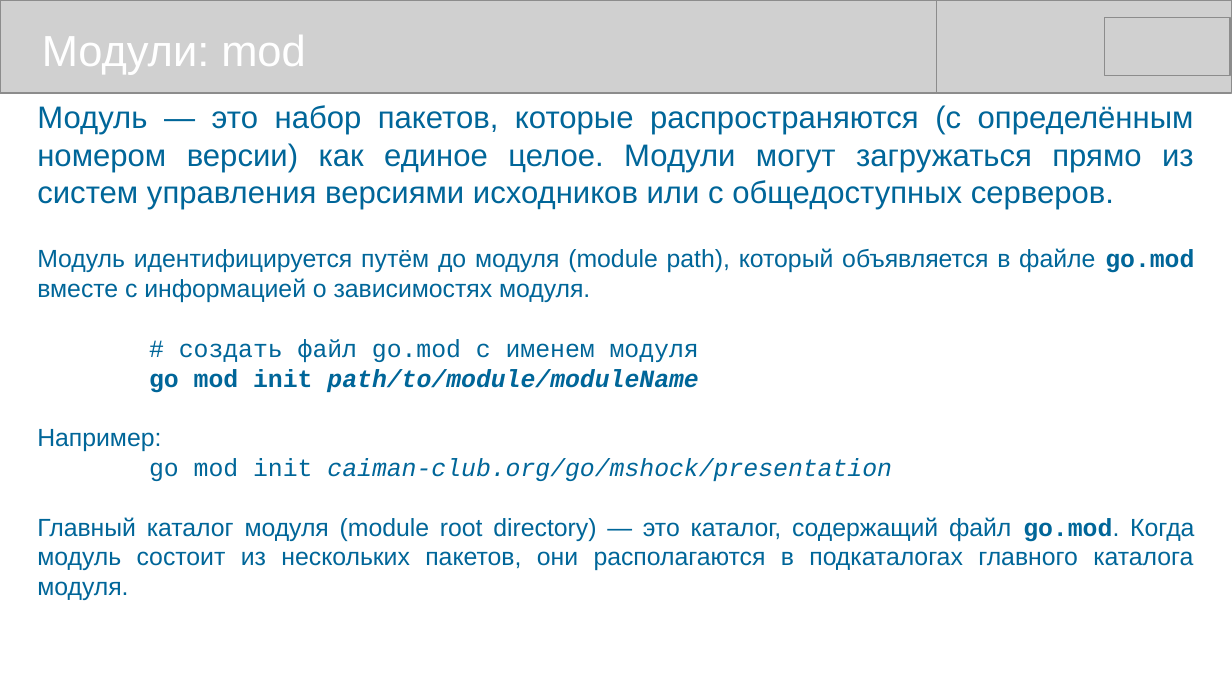
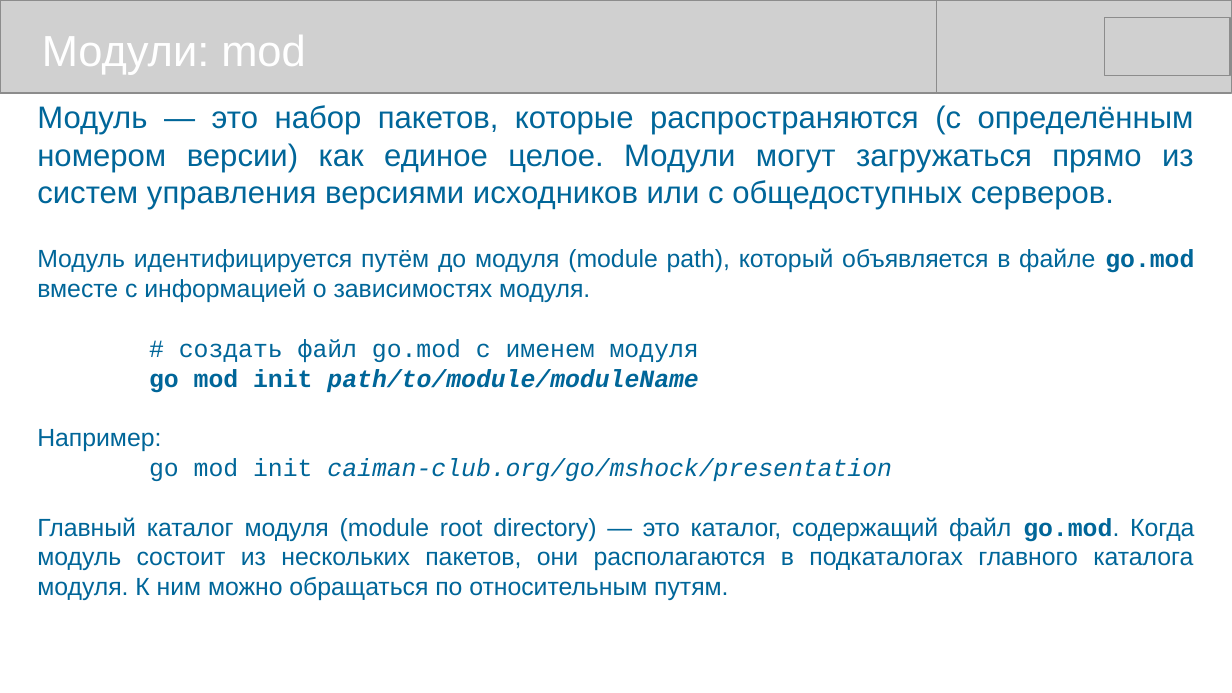
Before and after one commit to mike-shock/Go_language, a slide deck: slide 36 of Go_Preview.odp. Drawn at 1232x693 pixels with LibreOffice and Linux fonts; fonts in the diff are those of the drawing; grey boxes stand for pictures. Boxes give left, top, right and bottom in pixels: in the first picture for what was removed or moved away, otherwise in the second. Text is boxed around its words. In the diff, an @@ line names an element or a change of style, - is before the commit and + after.

```diff
--- a/Go_Preview.odp
+++ b/Go_Preview.odp
@@ text at [37,517,1194,600]: text changed @@
-Главный каталог модуля (module root directory) — это каталог, содержащий файл go.mod. Когда модуль состоит из нескольких пакетов, они располагаются в подкаталогах главного каталога модуля.
+Главный каталог модуля (module root directory) — это каталог, содержащий файл go.mod. Когда модуль состоит из нескольких пакетов, они располагаются в подкаталогах главного каталога модуля. К ним можно обращаться по относительным путям.
```
Also in this commit, not shown: 10 other slides changed, 1 other file.
